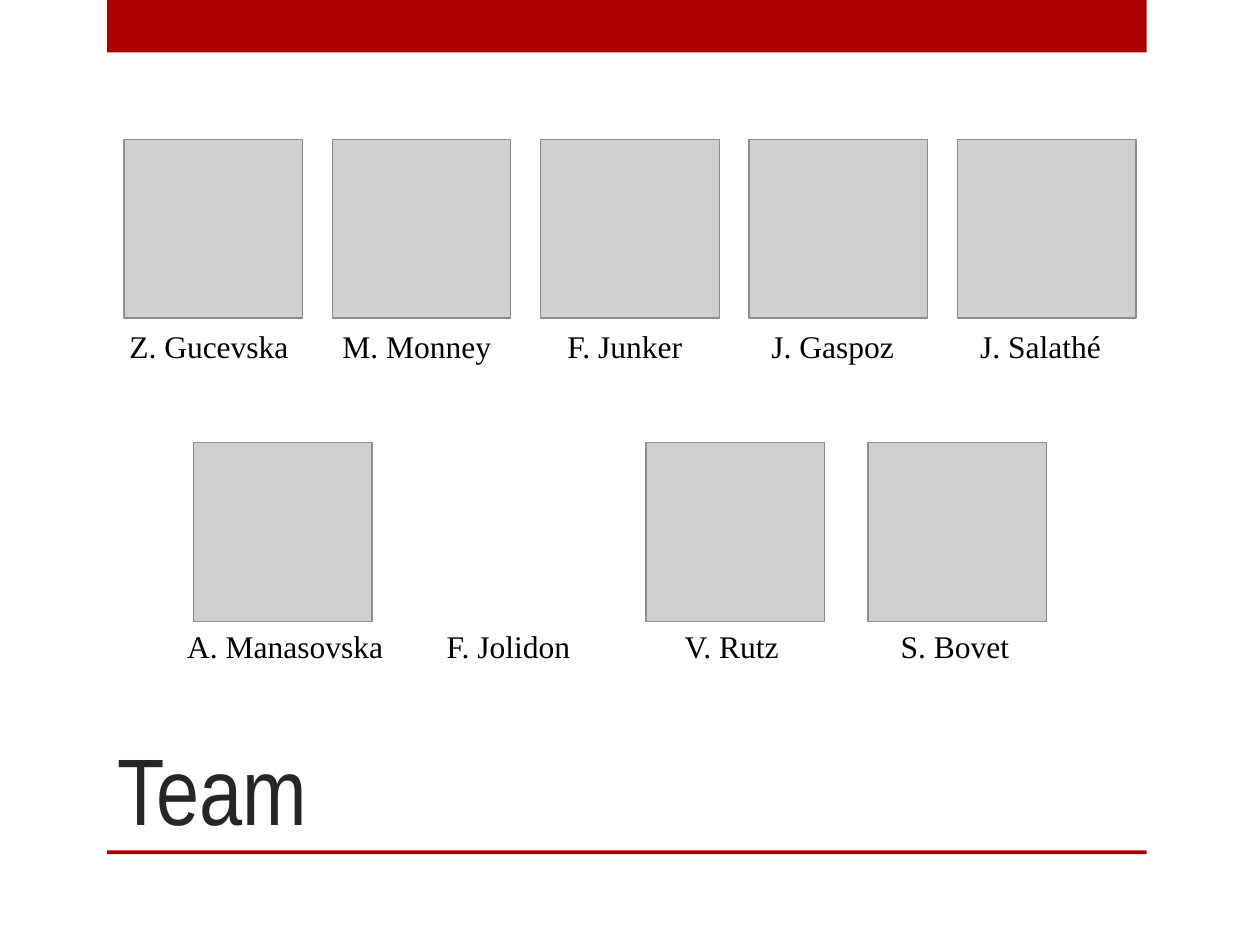
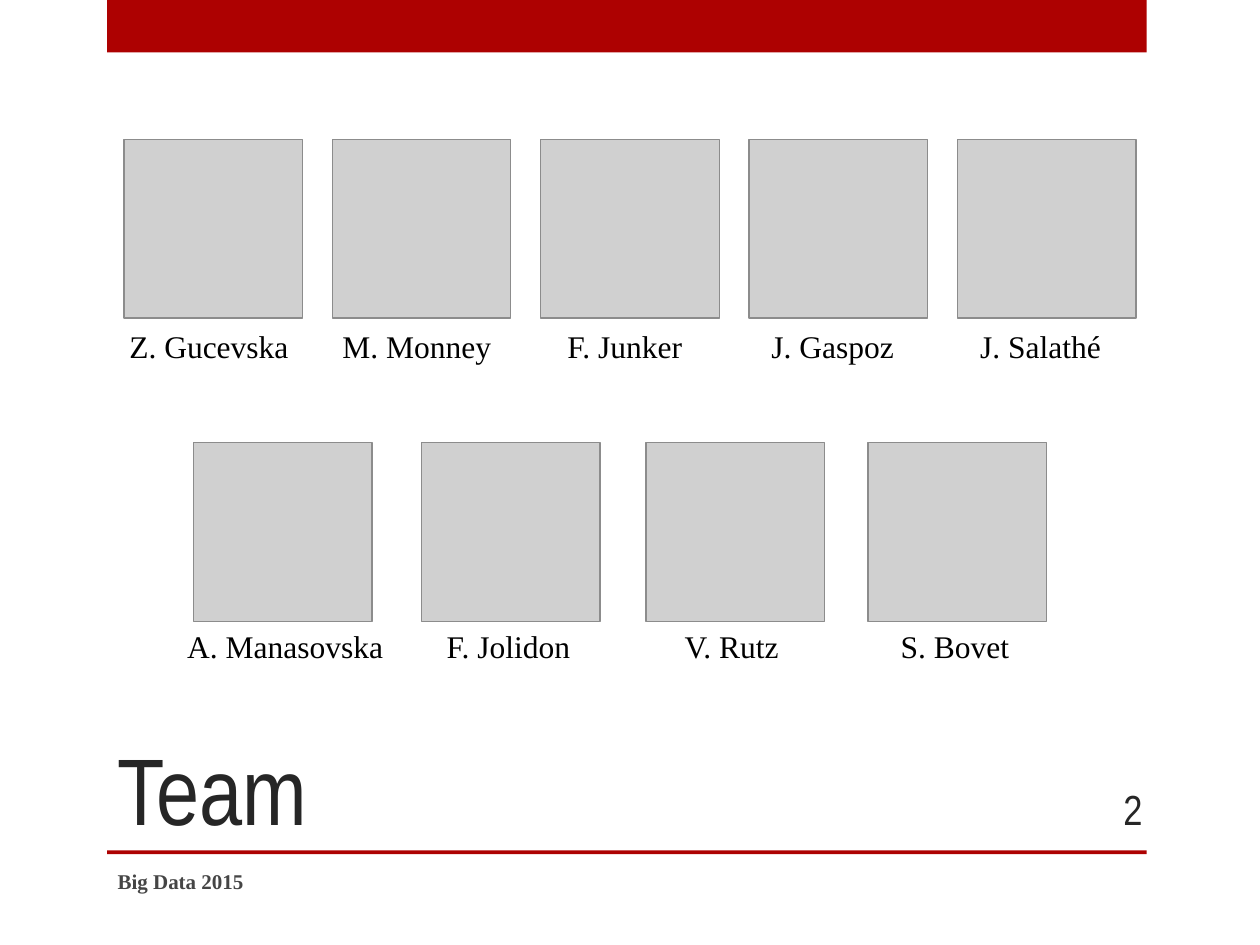
Before and after one commit to SidneyBovet/smargn, a slide deck: slide 2 of presentation/smargn-presentation.pptx. Drawn at 1260x945 pixels with LibreOffice and Linux fonts; fonts in the diff are those of the drawing; grey boxes stand for pictures; background and template pictures are left out. Boxes give left, top, right and bottom in pixels: in the first picture for what was removed or moved away, otherwise in the second. Text is boxed around its words. In the diff, an @@ line names an element or a change of style, - is before the commit and + after.

```diff
--- a/presentation/smargn-presentation.pptx
+++ b/presentation/smargn-presentation.pptx
@@ picture added at <box>422,442,601,621</box> @@
@@ page number added at <box>1123,795,1142,825</box>, 24 pt, text #262626 @@
+2
@@ text added at <box>118,874,243,893</box>, 12 pt, text #454545, bold @@
+Big Data 2015
```
Also in this commit, not shown: 3 other slides changed, 11 slides added, 2 slides removed, 9 other files.
